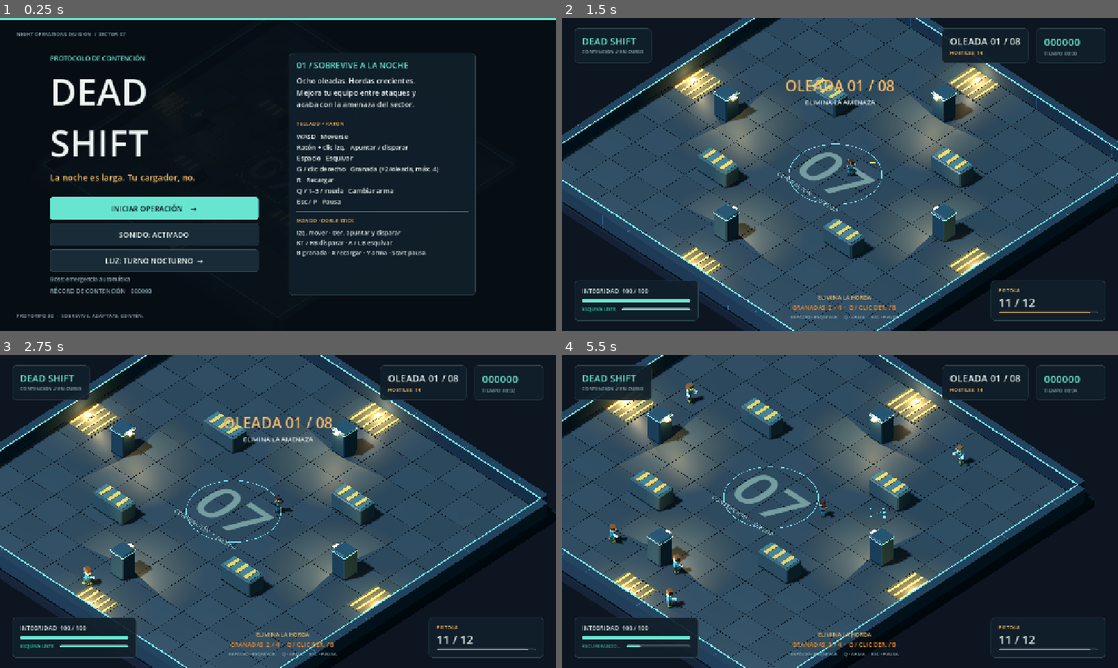
Above: before the commit, frames 1-4 (two rows, left to right).
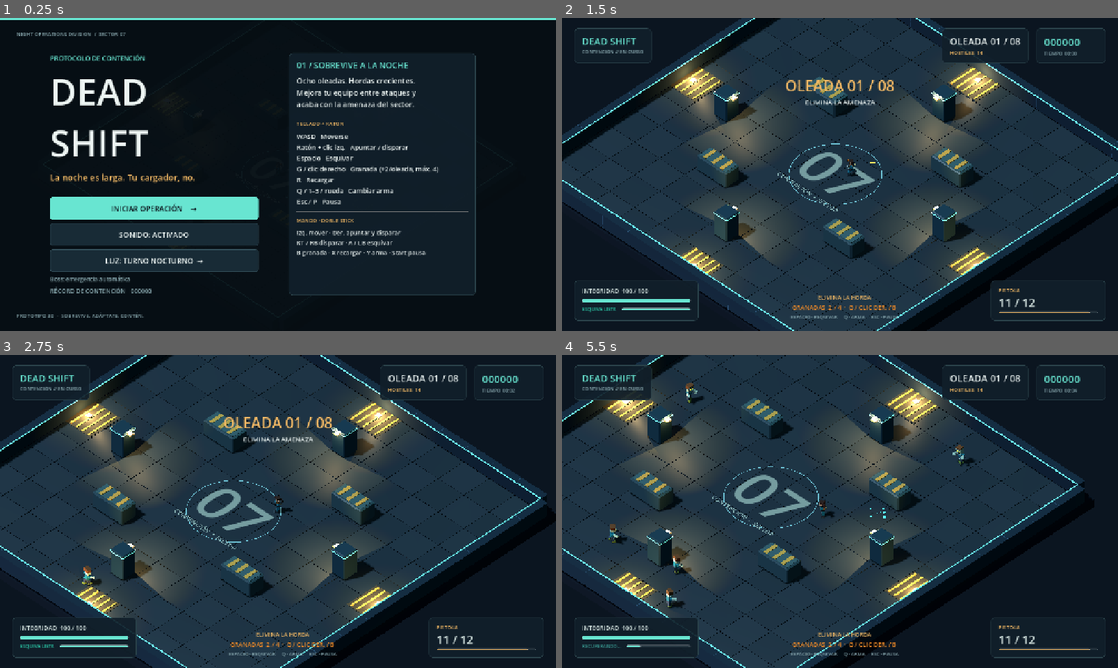
Above: after the commit, the same moments.

Repository: jlmoll/zombieshoot
Game: Godot game, scene res://scenes/main.tscn
Two runs of this game, one before a commit and one after it. Both use one fixed random seed, a clock stepped at 60 frames per second and the inputs below.
Inputs (mouse positions are in pixels of both pictures, inside the frame that each line leads up to):
- Up to frame 1 (0.25 s): no input
- Up to frame 2 (1.5 s): click "INICIAR OPERACIÓN →" at 0.5 s; tap Enter (game_start) at 1.25 s; move the mouse to (962, 158) at 1.27 s; hold D from 1.28 s (still down); hold Enter (game_start) from 1.28 s (still down); click (962, 158) at 1.42 s
- Up to frame 3 (2.75 s): tap Space at 1.52, 2.27 s; move the mouse to (166, 527) at 2.02 s; release D at 2.03 s; release Enter (game_start) at 2.03 s; hold A from 2.03 s (still down); tap T at 2.1 s
- Up to frame 4 (5.5 s): move the mouse to (895, 442) at 2.77 s; release A at 2.78 s; hold D 2.78-4.28 s; tap R at 2.85 s; move the mouse to (812, 574) at 3.52 s; tap 2 at 3.6 s; click (812, 574) at 3.67 s; tap Space at 3.77, 4.52, 5.27 s; move the mouse to (1006, 558) at 4.27 s; hold A from 4.28 s (still down); tap Q at 4.35 s; move the mouse to (673, 464) at 5.02 s; tap 1 at 5.1 s

The runs differ from the first frame. In frame 2, 61% of the frame differs, in the area x 0-100%, y 0-100%; in frame 3, 60%; in frame 4, 58%.

Commit message:
fix: deepen night lighting and make boss emergency red dominant

Diff:
--- a/scenes/world/map_environment.tscn
+++ b/scenes/world/map_environment.tscn
@@ -4,10 +4,10 @@
 
 [sub_resource type="Environment" id="Environment_rplra"]
 background_mode = 1
-background_color = Color(0.047058824, 0.08235294, 0.1254902, 1)
+background_color = Color(0.04313726, 0.08235294, 0.1254902, 1)
 ambient_light_source = 2
-ambient_light_color = Color(0.5529412, 0.7137255, 0.76862746, 1)
-ambient_light_energy = 0.28
+ambient_light_color = Color(0.44313726, 0.5529412, 0.6627451, 1)
+ambient_light_energy = 0.14
 tonemap_mode = 2
 
 [node name="Environment" type="Node3D" unique_id=1995143645]
@@ -18,8 +18,8 @@
 
 [node name="KeyLight" type="DirectionalLight3D" parent="." unique_id=1406356730]
 transform = Transform3D(0.90630776, 0.34618863, -0.24240388, 0, 0.57357645, 0.81915206, 0.42261827, -0.74240386, 0.5198368, 0, 0, 0)
-light_color = Color(0.76862746, 0.8627451, 0.8980392, 1)
-light_energy = 1.05
+light_color = Color(0.7254902, 0.8352941, 0.92941177, 1)
+light_energy = 0.45
 shadow_enabled = true
 shadow_blur = 1.5
 directional_shadow_max_distance = 70.0
@@ -27,4 +27,4 @@
 [node name="FillLight" type="DirectionalLight3D" parent="." unique_id=1723495518]
 transform = Transform3D(-0.81915206, -0.32898995, 0.46984634, 0, 0.81915206, 0.57357645, -0.57357645, 0.46984634, -0.6710101, 0, 0, 0)
 light_color = Color(0.30588236, 0.68235296, 0.6509804, 1)
-light_energy = 0.16
+light_energy = 0.08
--- a/scenes/world/props/miniature_lamp.tscn
+++ b/scenes/world/props/miniature_lamp.tscn
@@ -20,7 +20,7 @@
 [node name="Light" type="OmniLight3D" parent="." groups=["miniature_accent"]]
 position = Vector3(0, 0.25, 0)
 light_color = Color(1, 0.74, 0.41, 1)
-light_energy = 2.1
+light_energy = 2.8
 light_specular = 0.45
 omni_range = 8.0
 omni_attenuation = 1.4
--- a/scripts/presentation/arena_lighting.gd
+++ b/scripts/presentation/arena_lighting.gd
@@ -5,17 +5,21 @@
 enum Preset { NIGHT, EMERGENCY, CONTAINMENT }
 
 const LABELS: Array[String] = ["TURNO NOCTURNO", "EMERGENCIA", "CONTENCIÓN"]
-const ACCENTS: Array[Color] = [Color("#ffbd69"), Color("#ff3446"), Color("#9fffa6")]
-const AMBIENTS: Array[Color] = [Color("#718da9"), Color("#788ba6"), Color("#92b4b7")]
-const KEYS: Array[Color] = [Color("#b9d5ed"), Color("#c5d9ed"), Color("#d9eeeb")]
-const AMBIENT_ENERGY: Array[float] = [0.24, 0.22, 0.30]
-const KEY_ENERGY: Array[float] = [0.8, 0.7, 0.95]
+const ACCENTS: Array[Color] = [Color("#ffbd69"), Color("#ff160c"), Color("#9fffa6")]
+const AMBIENTS: Array[Color] = [Color("#718da9"), Color("#392934"), Color("#92b4b7")]
+const KEYS: Array[Color] = [Color("#b9d5ed"), Color("#b9c5dc"), Color("#d9eeeb")]
+const AMBIENT_ENERGY: Array[float] = [0.14, 0.06, 0.30]
+const KEY_ENERGY: Array[float] = [0.45, 0.28, 0.95]
+const FILL_ENERGY: Array[float] = [0.08, 0.18, 0.16]
 var selected_preset: int = Preset.NIGHT
 var boss_active: bool = false
 var active_preset: int = Preset.NIGHT
 var _transition: Tween
 var _lights: Array[OmniLight3D] = []
 var _lenses: Array[StandardMaterial3D] = []
+var _strips: Array[StandardMaterial3D] = []
+var _strip_colors: Array[Color] = []
+var _strip_albedos: Array[Color] = []
 @onready var world_environment: WorldEnvironment = $WorldEnvironment
 @onready var key_light: DirectionalLight3D = $KeyLight
 @onready var fill_light: DirectionalLight3D = $FillLight
@@ -46,7 +50,34 @@
 			var material := child.material_override.duplicate() as StandardMaterial3D
 			child.material_override = material
 			_lenses.append(material)
+		elif child is MeshInstance3D:
+			var material := child.material_override as StandardMaterial3D
+			if material != null and material.emission_enabled:
+				child.material_override = _register_strip(material)
+		elif child is GridMap:
+			if child.mesh_library == null:
+				continue
+			# Private library and meshes keep the red override out of shared map assets.
+			child.mesh_library = child.mesh_library.duplicate()
+			for item in child.mesh_library.get_item_list():
+				var mesh: Mesh = child.mesh_library.get_item_mesh(item)
+				if mesh == null:
+					continue
+				mesh = mesh.duplicate()
+				for surface in mesh.get_surface_count():
+					var material := mesh.surface_get_material(surface) as StandardMaterial3D
+					if material != null and material.emission_enabled:
+						mesh.surface_set_material(surface, _register_strip(material))
+				child.mesh_library.set_item_mesh(item, mesh)
 		_collect_fixtures(child)
+
+
+func _register_strip(source: StandardMaterial3D) -> StandardMaterial3D:
+	var material := source.duplicate() as StandardMaterial3D
+	_strips.append(material)
+	_strip_colors.append(material.emission)
+	_strip_albedos.append(material.albedo_color)
+	return material
 
 
 func _apply(animate: bool) -> void:
@@ -61,15 +92,39 @@
 	var environment := world_environment.environment
 	_blend(environment, "ambient_light_color", AMBIENTS[active_preset], duration)
 	_blend(environment, "ambient_light_energy", AMBIENT_ENERGY[active_preset], duration)
+	_blend(
+		environment,
+		"background_color",
+		Color("#060408") if active_preset == Preset.EMERGENCY else Color("#0b1520"),
+		duration
+	)
 	_blend(key_light, "light_color", KEYS[active_preset], duration)
 	_blend(key_light, "light_energy", KEY_ENERGY[active_preset], duration)
-	_blend(fill_light, "light_energy", 0.16, duration)
+	_blend(fill_light, "light_energy", FILL_ENERGY[active_preset], duration)
+	_blend(
+		fill_light,
+		"light_color",
+		Color("#f03629") if active_preset == Preset.EMERGENCY else Color("#4eaea6"),
+		duration
+	)
 	for light in _lights:
 		_blend(light, "light_color", ACCENTS[active_preset], duration)
-		_blend(light, "light_energy", 3.2 if active_preset == Preset.EMERGENCY else 2.8, duration)
+		_blend(light, "light_energy", 4.3 if active_preset == Preset.EMERGENCY else 2.8, duration)
+		_blend(light, "omni_range", 11.5 if active_preset == Preset.EMERGENCY else 8.0, duration)
 	for material in _lenses:
 		_blend(material, "albedo_color", ACCENTS[active_preset], duration)
 		_blend(material, "emission", ACCENTS[active_preset], duration)
+	for index in _strips.size():
+		var color: Color = (
+			ACCENTS[Preset.EMERGENCY] if active_preset == Preset.EMERGENCY else _strip_colors[index]
+		)
+		_blend(
+			_strips[index],
+			"albedo_color",
+			color if active_preset == Preset.EMERGENCY else _strip_albedos[index],
+			duration
+		)
+		_blend(_strips[index], "emission", color, duration)
 
 
 func _blend(target: Object, property: NodePath, value: Variant, duration: float) -> void:
--- a/tests/integration.gd
+++ b/tests/integration.gd
@@ -191,6 +191,43 @@
 		"boss end restores the latest preference"
 	)
 	world.hud.lighting_selected.emit(original)
+	var structure: GridMap = world.arena.get_node("Structure")
+	var source_library := load("res://assets/maps/arena_structure.tres") as MeshLibrary
+	var strip: StandardMaterial3D
+	var source_strip: StandardMaterial3D
+	for item in structure.mesh_library.get_item_list():
+		var mesh: Mesh = structure.mesh_library.get_item_mesh(item)
+		for surface in mesh.get_surface_count():
+			var material := mesh.surface_get_material(surface) as StandardMaterial3D
+			if material != null and material.emission_enabled:
+				strip = material
+				source_strip = source_library.get_item_mesh(item).surface_get_material(surface)
+				break
+		if strip != null:
+			break
+	_check(strip != null and source_strip != null, "map has an emissive perimeter")
+	if strip != null and source_strip != null:
+		var source_color: Color = source_strip.emission
+		world.lighting.select_preset(ArenaLighting.Preset.EMERGENCY, false)
+		_check(
+			strip.emission == ArenaLighting.ACCENTS[ArenaLighting.Preset.EMERGENCY],
+			"emergency changes the actual perimeter to red"
+		)
+		_check(
+			source_strip.emission == source_color, "emergency leaves shared map materials intact"
+		)
+		world.lighting.select_preset(original, false)
+		_check(
+			(
+				strip.emission
+				== (
+					ArenaLighting.ACCENTS[ArenaLighting.Preset.EMERGENCY]
+					if original == ArenaLighting.Preset.EMERGENCY
+					else source_color
+				)
+			),
+			"leaving emergency restores the perimeter palette"
+		)
 	world.show_title()
 
 
Binary file changed: docs/previews/lighting-containment.png
Binary file changed: docs/previews/lighting-emergency.png
Binary file changed: docs/previews/lighting-night.png
Not shown, changed: docs/lighting.md
